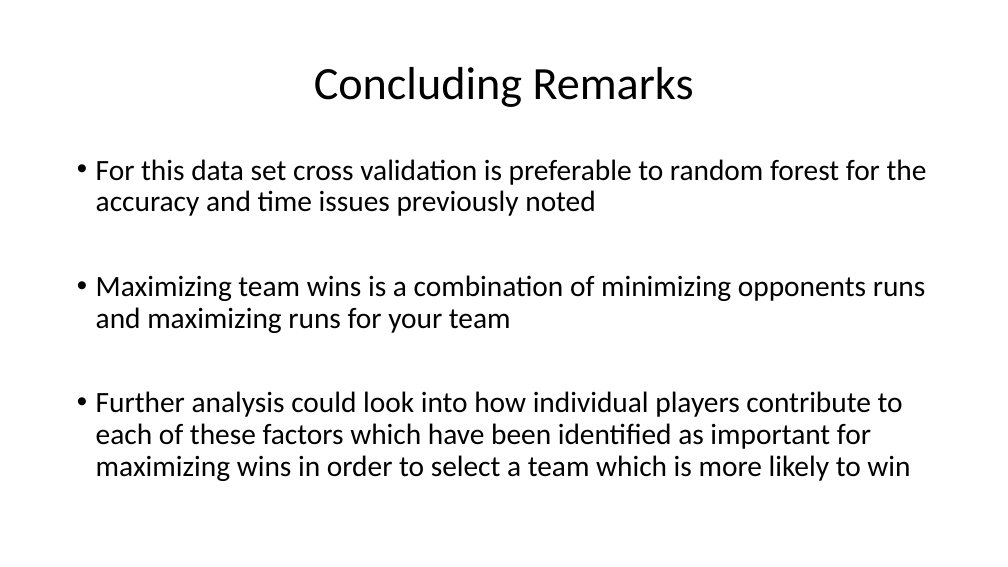
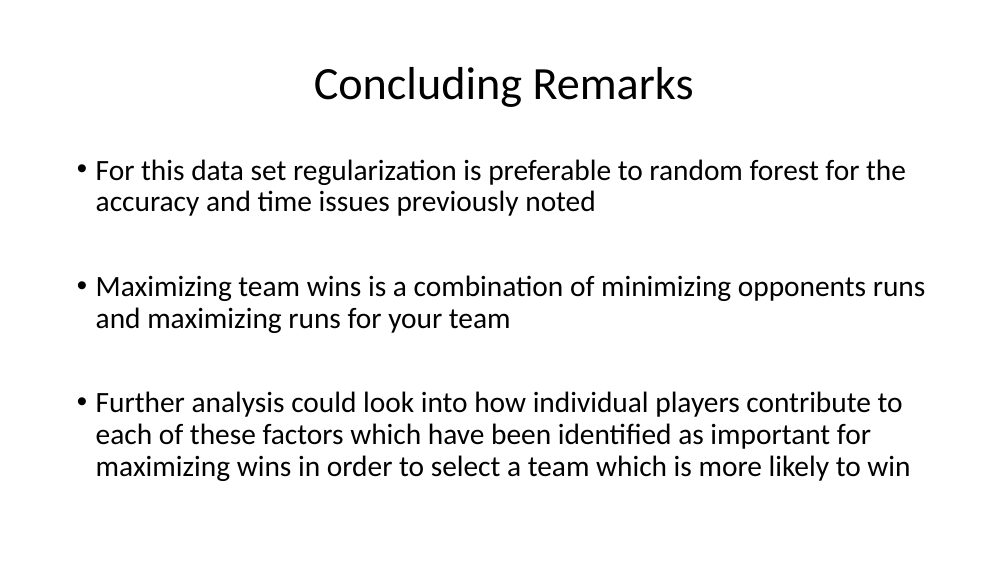
Before and after one commit to michaeljagdharry/STA9890, a slide deck: slide 7 of Final Presentation.pptx. Drawn at 1008x567 pixels with LibreOffice and Linux fonts; fonts in the diff are those of the drawing. Boxes give left, top, right and bottom in pixels: in the first picture for what was removed or moved away, otherwise in the second. Text is boxed around its words. In the diff, an @@ line names an element or a change of style, - is before the commit and + after.

```diff
--- a/Final Presentation.pptx
+++ b/Final Presentation.pptx
@@ text at <box>96,159,906,216</box>: text changed @@
-• For this data set cross validation is preferable to random forest for the accuracy and time issues previously noted
+• For this data set regularization is preferable to random forest for the accuracy and time issues previously noted
```
